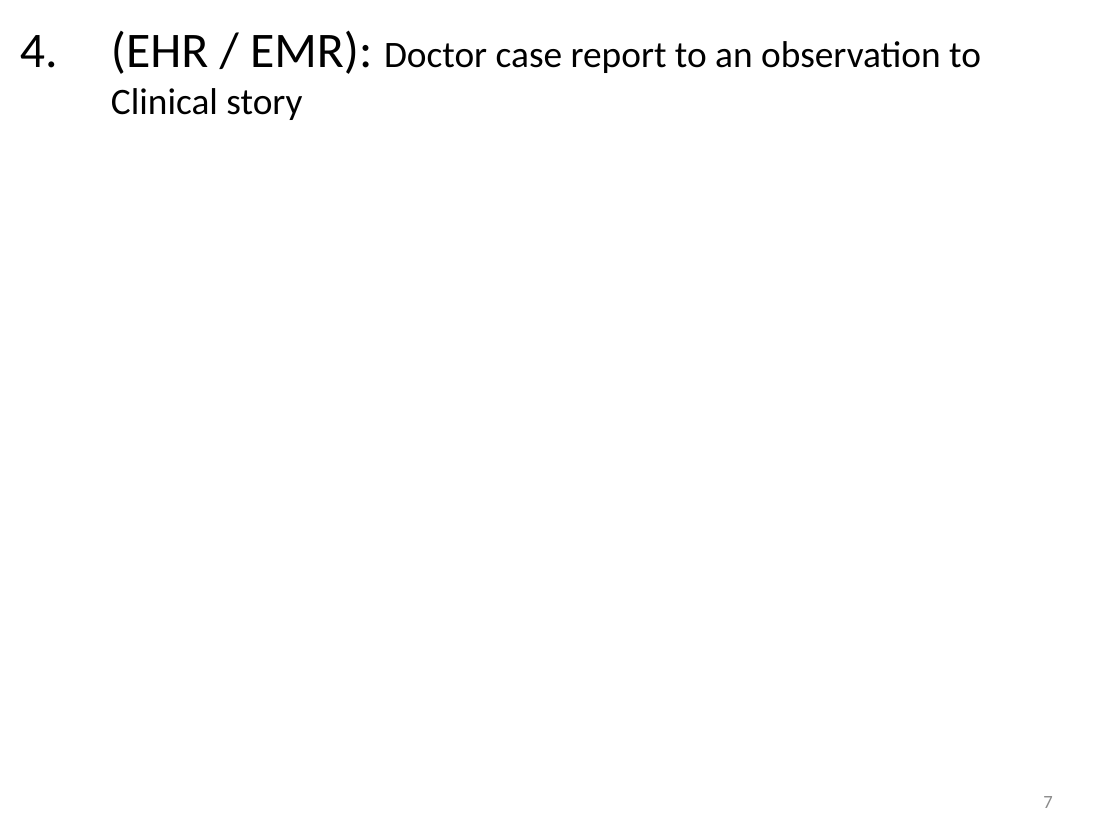
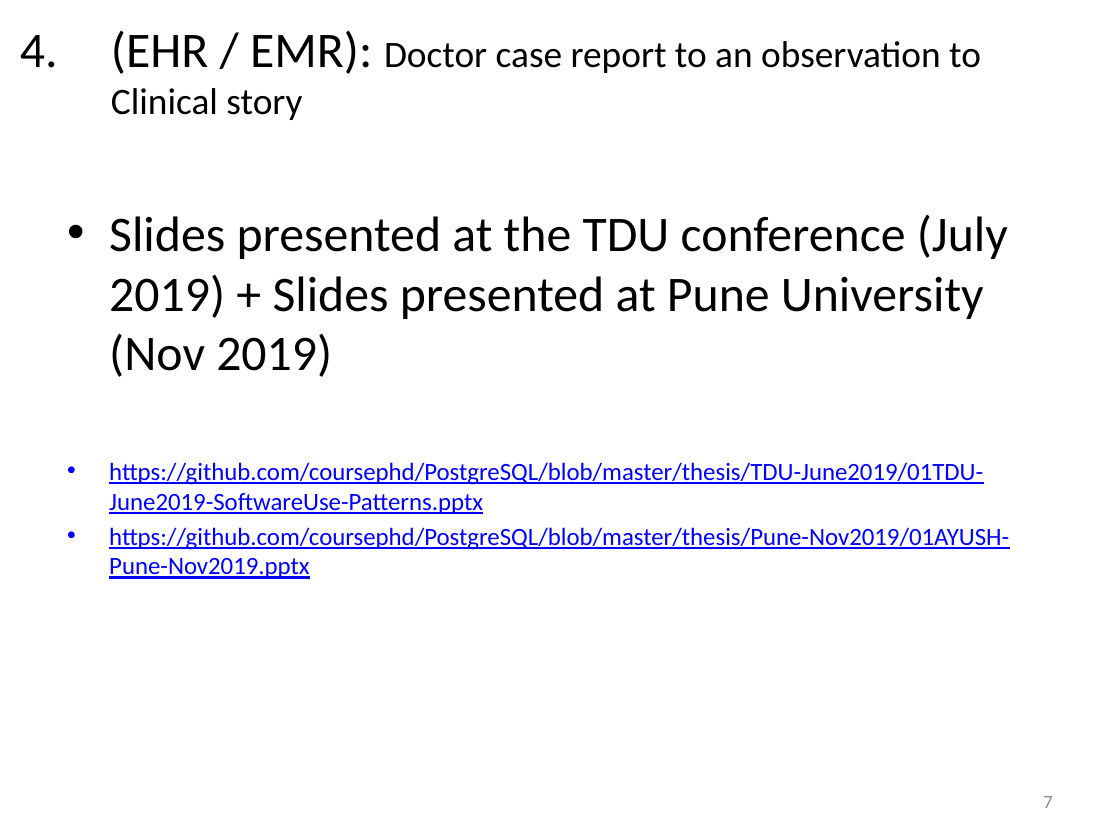
Before and after one commit to coursephd/PostgreSQL, a slide deck: slide 7 of thesis/ThesisPresentation V1.0-WorkingCopy.pptx. Drawn at 1120x840 pixels with LibreOffice and Linux fonts; fonts in the diff are those of the drawing; background and template pictures are left out. Boxes give left, top, right and bottom in pixels: in the first picture for what was removed or moved away, otherwise in the second. Text is boxed around its words. In the diff, an @@ line names an element or a change of style, - is before the commit and + after.

```diff
--- a/thesis/ThesisPresentation V1.0-WorkingCopy.pptx
+++ b/thesis/ThesisPresentation V1.0-WorkingCopy.pptx
@@ text added at [109,215,1009,579], 16 pt, text #0000FF, underline @@
+• Slides presented at the TDU conference (July 2019) + Slides presented at Pune University (Nov 2019)
+• https://github.com/coursephd/PostgreSQL/blob/master/thesis/TDU-June2019/01TDU-June2019-SoftwareUse-Patterns.pptx
+• https://github.com/coursephd/PostgreSQL/blob/master/thesis/Pune-Nov2019/01AYUSH-Pune-Nov2019.pptx
```
Also in this commit, not shown: 3 other slides changed.
